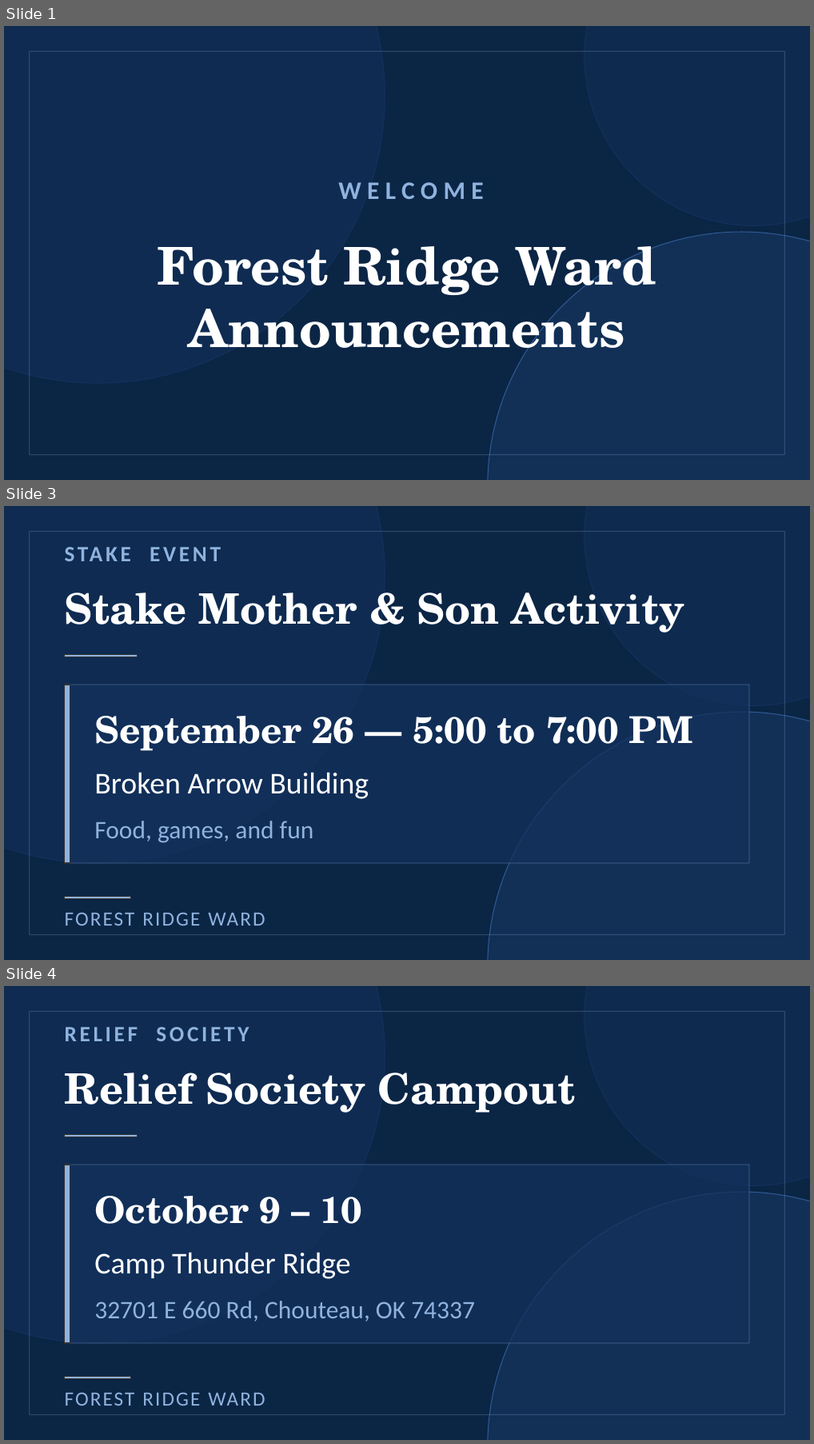
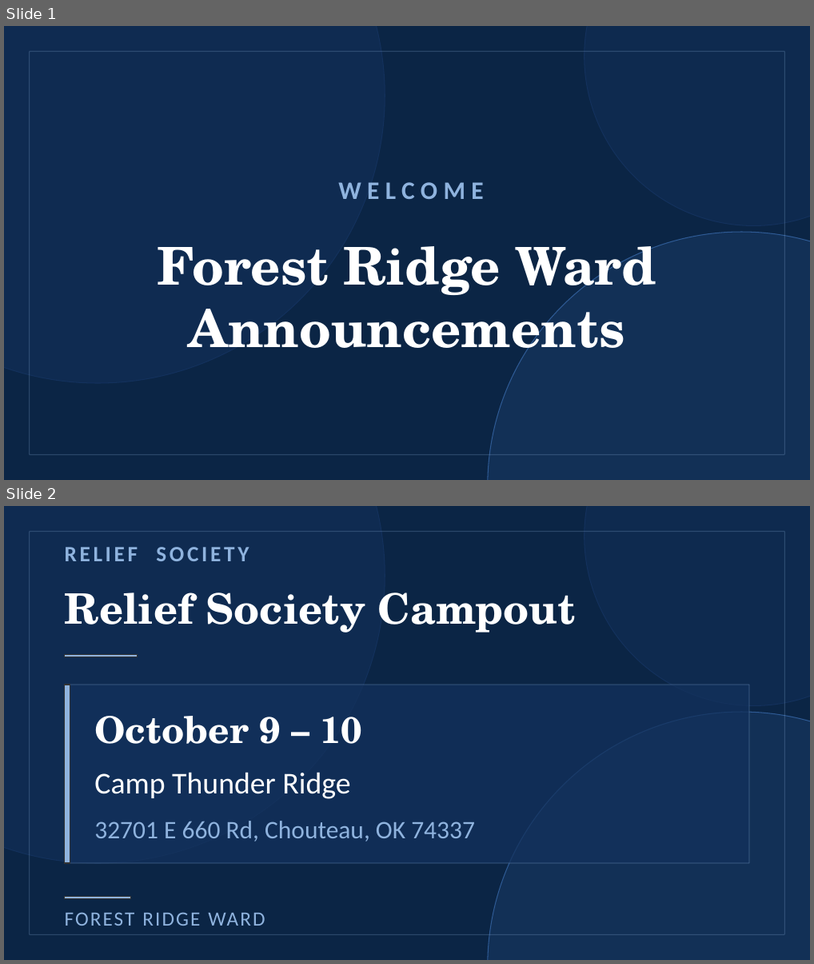
Before and after one commit to forest-ridge-ward-announcements/forest-ridge-ward-announcements, a slide deck: Forest Ridge Ward Announcements Editor.pptx. Shown one above the other, each under a label of ours: slides 1, 3 and 4 before the commit, slides 1 and 2 after it; the slides between them are not shown. The pictures are 814x1444 and 814x964 pixels, drawn with LibreOffice and Linux fonts; fonts in the diff are those of the drawing. Boxes give left, top, right and bottom in pixels: in the first picture for what was removed or moved away, otherwise in the second. Text is boxed around its words. In the diff, an @@ line names an element or a change of style, - is before the commit and + after.

```diff
--- a/Forest Ridge Ward Announcements Editor.pptx
+++ b/Forest Ridge Ward Announcements Editor.pptx
@@ slide 3 removed at (4,506,810,960), background #0B2545 @@
@@ ellipse removed at (4,506,385,863) @@
@@ ellipse removed at (585,506,810,706) @@
@@ rectangle removed at (30,532,785,934) @@
@@ text removed at (65,592,187,624) @@
-STAKE EVENT
@@ title removed at (199,592,686,632) @@
-Stake Mother & Son Activity
@@ rectangle removed at (65,654,137,656) @@
@@ rectangle removed at (65,684,750,863) @@
@@ rectangle removed at (65,684,70,863) @@
@@ text removed at (94,716,694,751) @@
-September 26 — 5:00 to 7:00 PM
@@ ellipse removed at (488,712,810,960) @@
@@ text removed at (94,772,369,799) @@
-Broken Arrow Building
@@ text removed at (94,820,314,843) @@
-Food, games, and fun
@@ rectangle removed at (65,896,131,899) @@
@@ text removed at (65,912,265,925) @@
-FOREST RIDGE WARD
@@ what was slide 4 is now slide 2 @@
```
Also in this commit, not shown: 1 slide changed, 1 other file.
